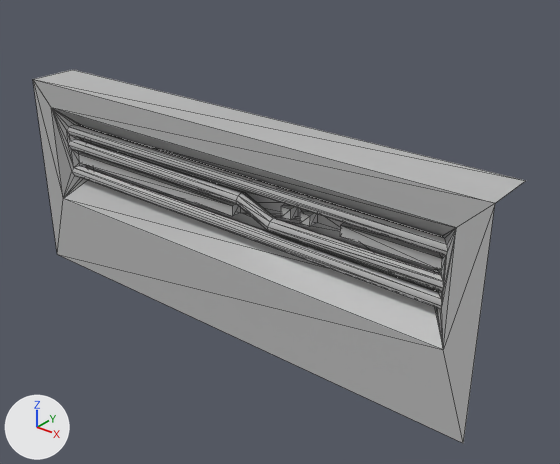
The FBX model Assets/Models/wall02.fbx as it was, and as the next commit left it.
Camera for both pictures: a camera (50 mm lens) standing at (8.63, 16.01, 8.08) and looking at (0.79, 25.81, 2.0). Every picture has the same lights, and +X, +Y and +Z are marked at lower left. Mesh edges are drawn as thin lines. Where no turn or scale is listed for an object, it has been applied to the vertices.

The scene before the commit, as lines of its bpy script (objects in view):
```python
me_mesh = bpy.data.meshes.new('Mesh')
me_mesh.from_pydata(...)  # 118 vertices, 240 faces; spans x -4.98..5.02, y 0.0..1.0, z 0.0..4.0
me_mesh.materials.append(mat_material__2)  # grey #bcbcbc
# before: 2 (-4.98, 0.0, 4.0) at pixel (32, 79), 3 (5.02, 0.0, 4.0) at pixel (495, 203), 116 (-4.98, 1.0, 4.0) at pixel (72, 69), 117 (5.02, 1.0, 4.0) at pixel (525, 180)
ob_wall02 = bpy.data.objects.new('wall02', me_mesh)
ob_wall02.location = (0.0, 25.0, 0.0)
```
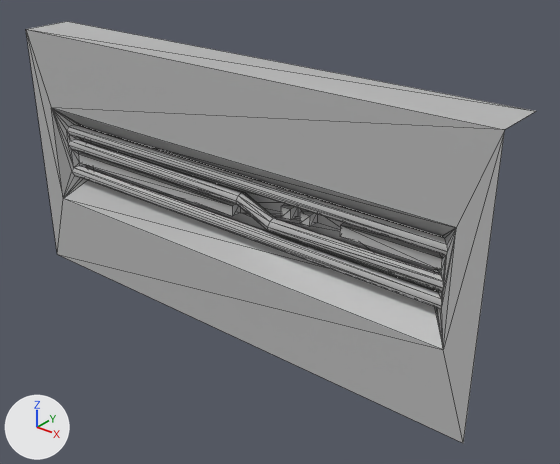
Where the change shows, as pixel boxes [x1, y1, x2, y2] in the pictures (560 x 464 px):
```json
{"object": "wall02", "change": "reshaped", "before": [33, 70, 525, 443], "after": [26, 21, 536, 443], "on screen": "13% taller"}
```

Scene script edits in JSON lines:
```json
{"block": "me_mesh", "where": "me_mesh.from_pydata(...)  # 118 vertices, 240 faces; spans x -4.98..5.02, y 0.0..1.0, z 0.0..4.0"}
{"block": "me_mesh", "where": "# used by ob_wall02; location = (0.0, 25.0, 0.0)"}
{"block": "me_mesh", "change": "me_mesh part 1"}
{"op": "add", "block": "me_mesh", "code": "for i in [2, 3, 116, 117]: me_mesh.vertices[i].co += Vector((0.0, 0.0, 1.0))"}
```
